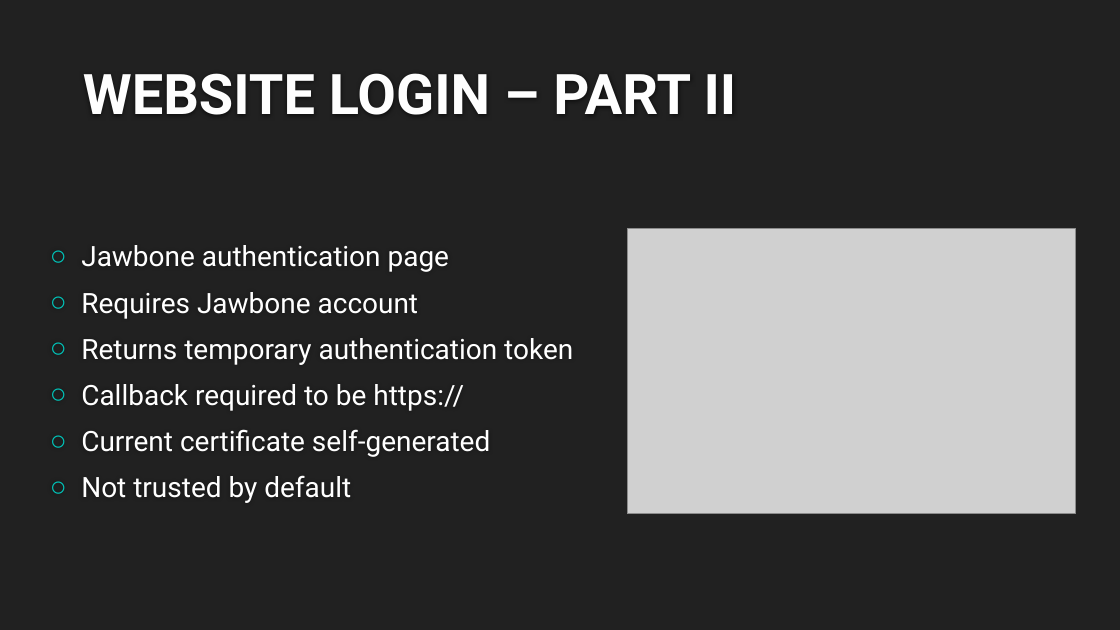
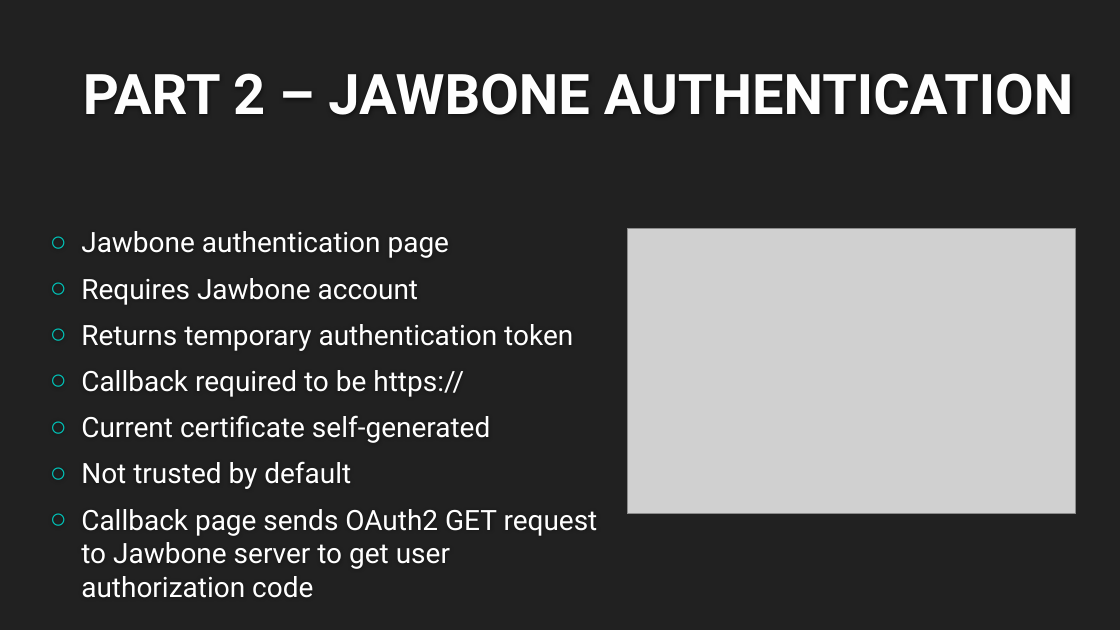
Before and after one commit to ritwikd/gatech, a slide deck: slide 7 of Presentation/Assisted Living.pptx. Drawn at 1120x630 pixels with LibreOffice and Linux fonts; fonts in the diff are those of the drawing; grey boxes stand for pictures; background and template pictures are left out. Boxes give left, top, right and bottom in pixels: in the first picture for what was removed or moved away, otherwise in the second. Text is boxed around its words. In the diff, an @@ line names an element or a change of style, - is before the commit and + after.

```diff
--- a/Presentation/Assisted Living.pptx
+++ b/Presentation/Assisted Living.pptx
@@ title at box(83, 73, 1073, 115): text changed @@
-WEBSITE LOGIN – PART II
+PART 2 – JAWBONE AUTHENTICATION
@@ text "Jawbone authentication page": place and size @@
-text "Jawbone authentication page" at box(81, 245, 573, 503)
+text "Jawbone authentication page" at box(81, 278, 598, 598)
@@ text at box(81, 509, 598, 598): paragraph added @@
+○ Callback page sends OAuth2 GET request to Jawbone server to get user authorization code
```
Also in this commit, not shown: 4 other slides changed, 4 slides added.
